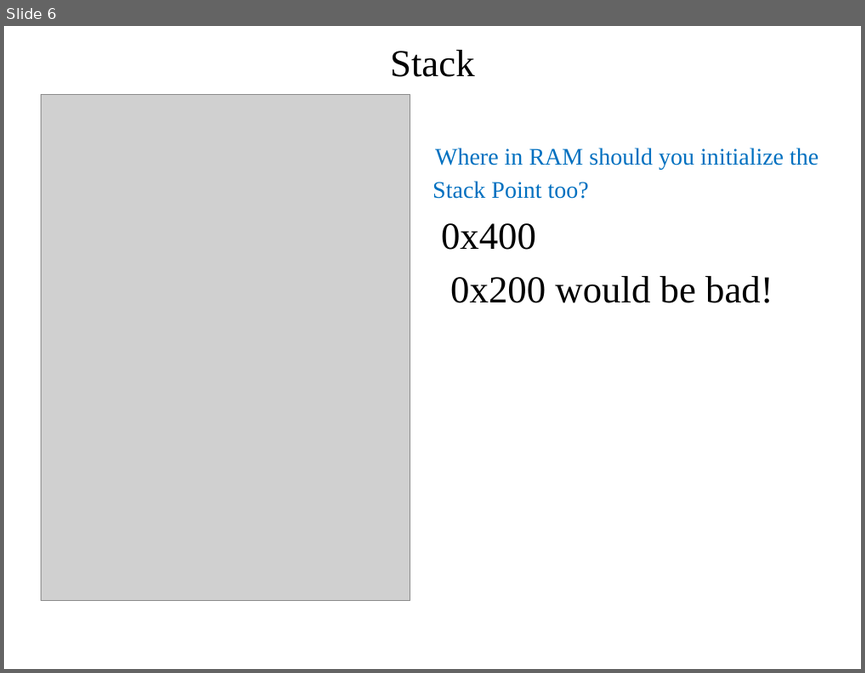
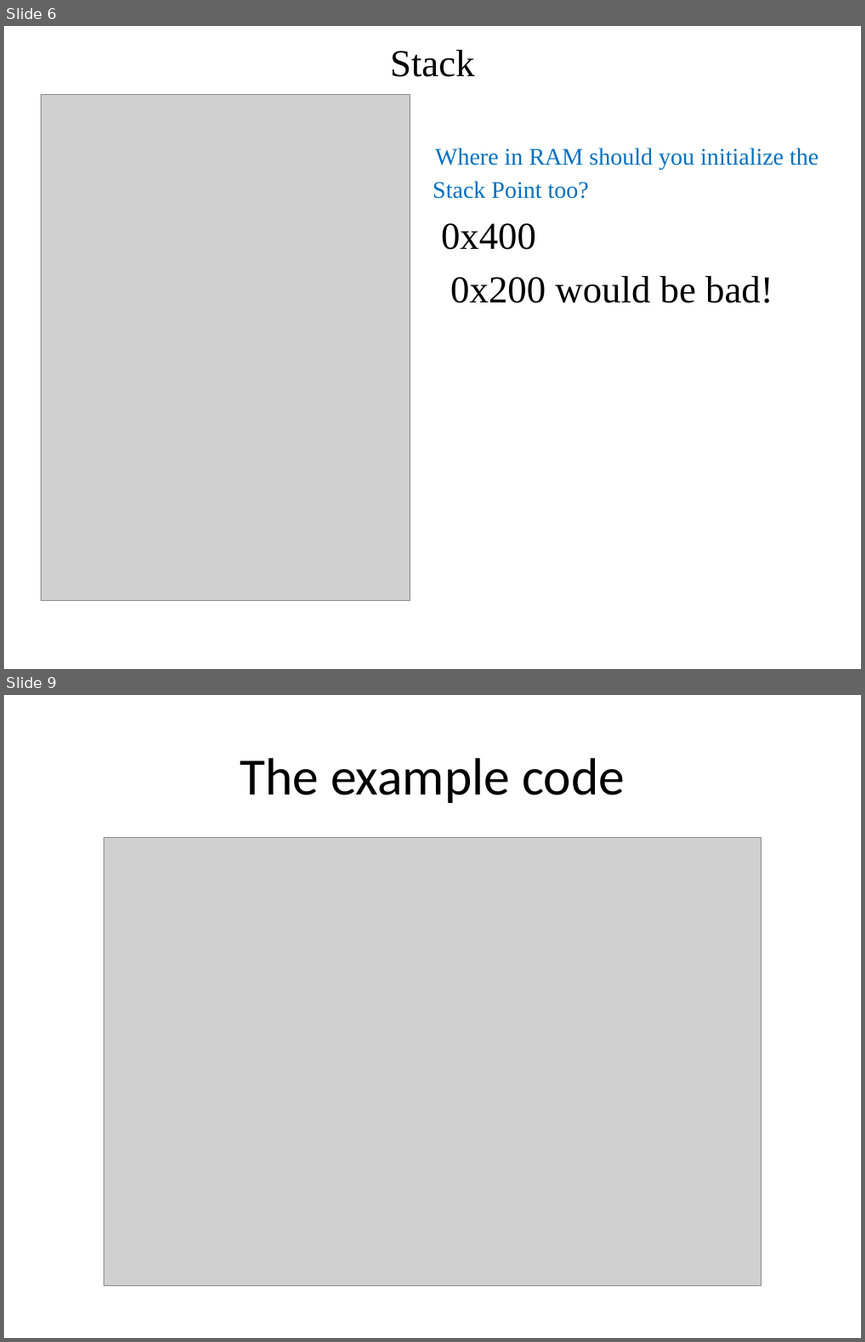
Before and after one commit to pw4rn3r/ECE382, a slide deck: notes/L10/Lsn10.pptx. Shown one above the other, each under a label of ours: slide 6 before the commit, slides 6 and 9 after it; the slides between them are not shown. The pictures are 865x673 and 865x1342 pixels, drawn with LibreOffice and Linux fonts; fonts in the diff are those of the drawing; grey boxes stand for pictures. Boxes give left, top, right and bottom in pixels: in the first picture for what was removed or moved away, otherwise in the second. Text is boxed around its words. In the diff, an @@ line names an element or a change of style, - is before the commit and + after.

```diff
--- a/notes/L10/Lsn10.pptx
+++ b/notes/L10/Lsn10.pptx
@@ slide 9 added at [4, 695, 861, 1338], background #FFFFFF @@
@@ title added at [239, 758, 624, 803], 44 pt, text #000000 @@
+The example code
@@ picture added at [104, 838, 761, 1286] @@
```
Also in this commit, not shown: 5 slides changed, 16 other slides added, 4 other files.
